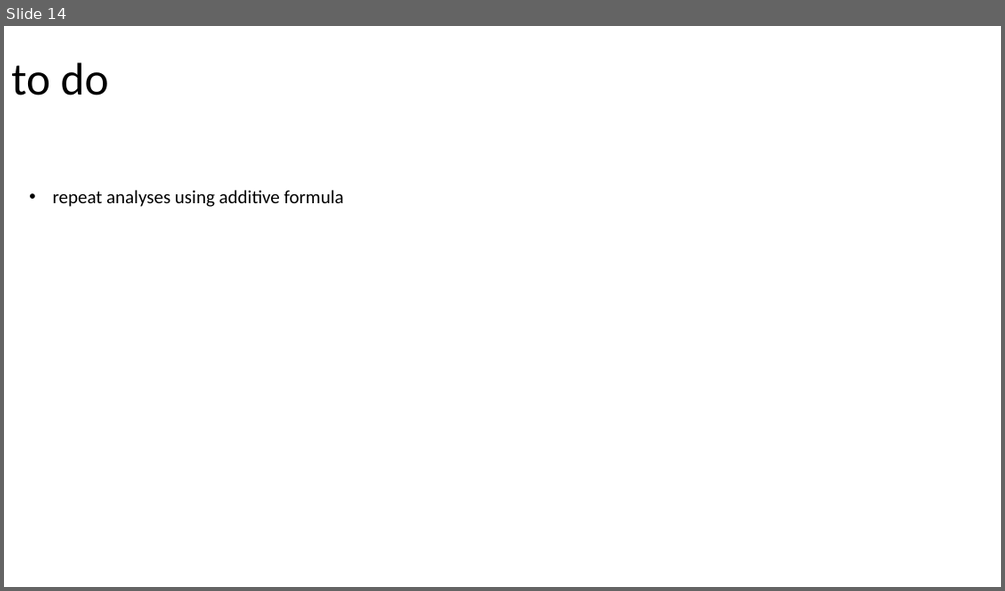
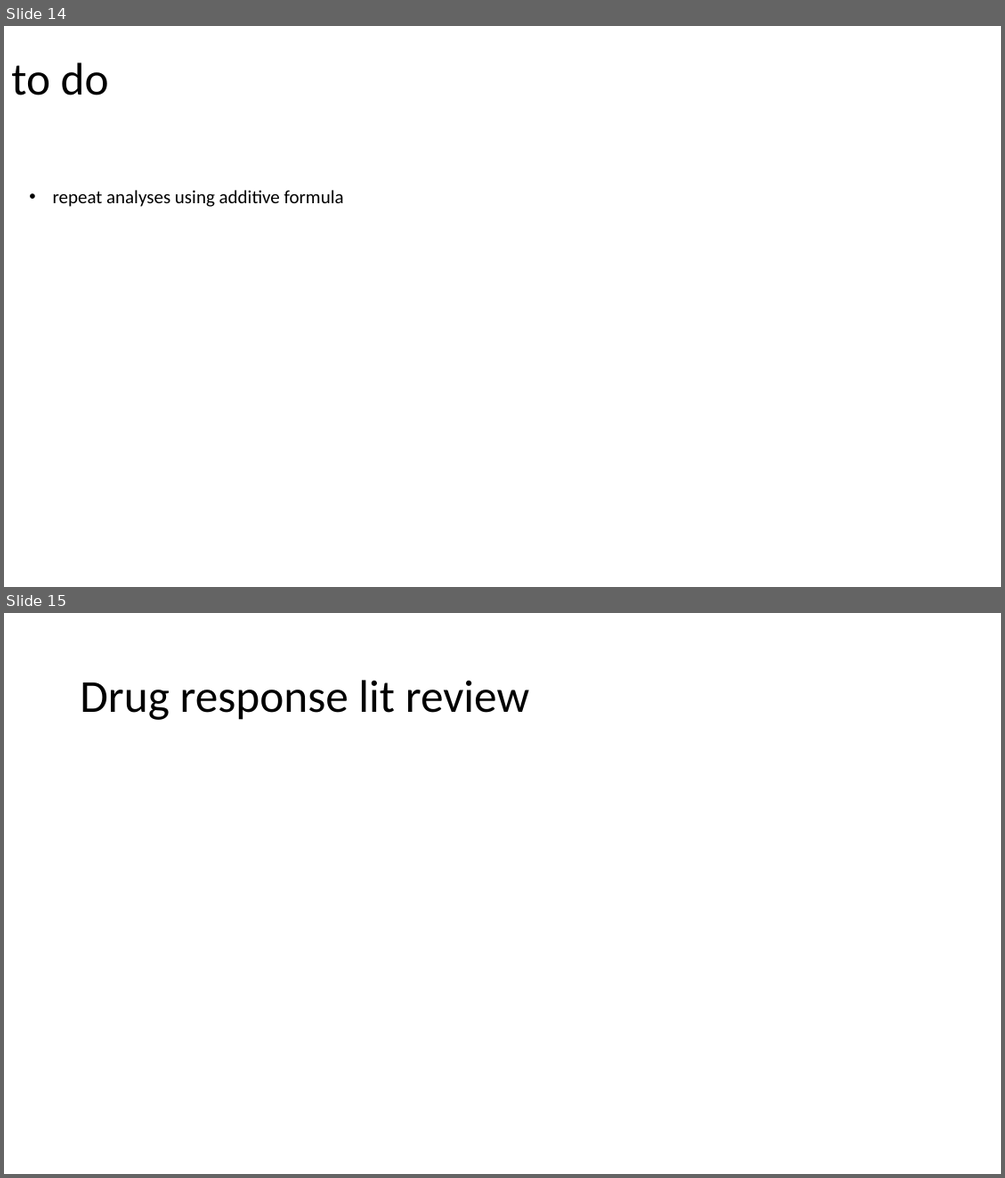
Before and after one commit to brian-arnold/epistasis_reanalysis, a slide deck: drug_data/drug_data_reanalysis.pptx. Shown one above the other, each under a label of ours: slide 14 before the commit, slides 14 and 15 after it. The pictures are 1005x591 and 1005x1178 pixels, drawn with LibreOffice and Linux fonts; fonts in the diff are those of the drawing. Boxes give left, top, right and bottom in pixels: in the first picture for what was removed or moved away, otherwise in the second. Text is boxed around its words. In the diff, an @@ line names an element or a change of style, - is before the commit and + after.

```diff
--- a/drug_data/drug_data_reanalysis.pptx
+++ b/drug_data/drug_data_reanalysis.pptx
@@ slide 15 added at [4, 613, 1001, 1174], background #FFFFFF @@
@@ title added at [80, 680, 529, 720], 44 pt, text #000000 @@
+Drug response lit review
```
Also in this commit, not shown: 16 other files.
